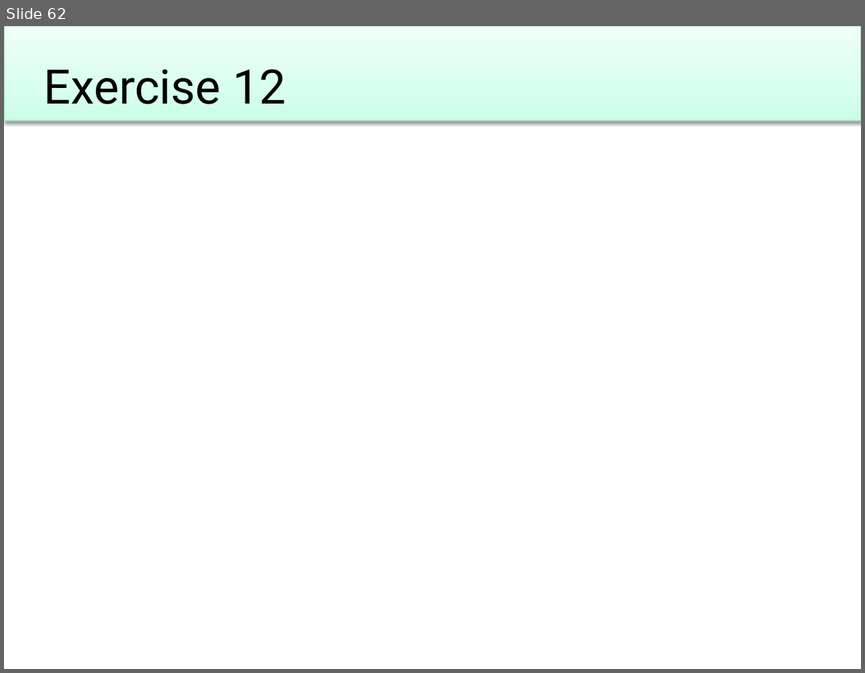
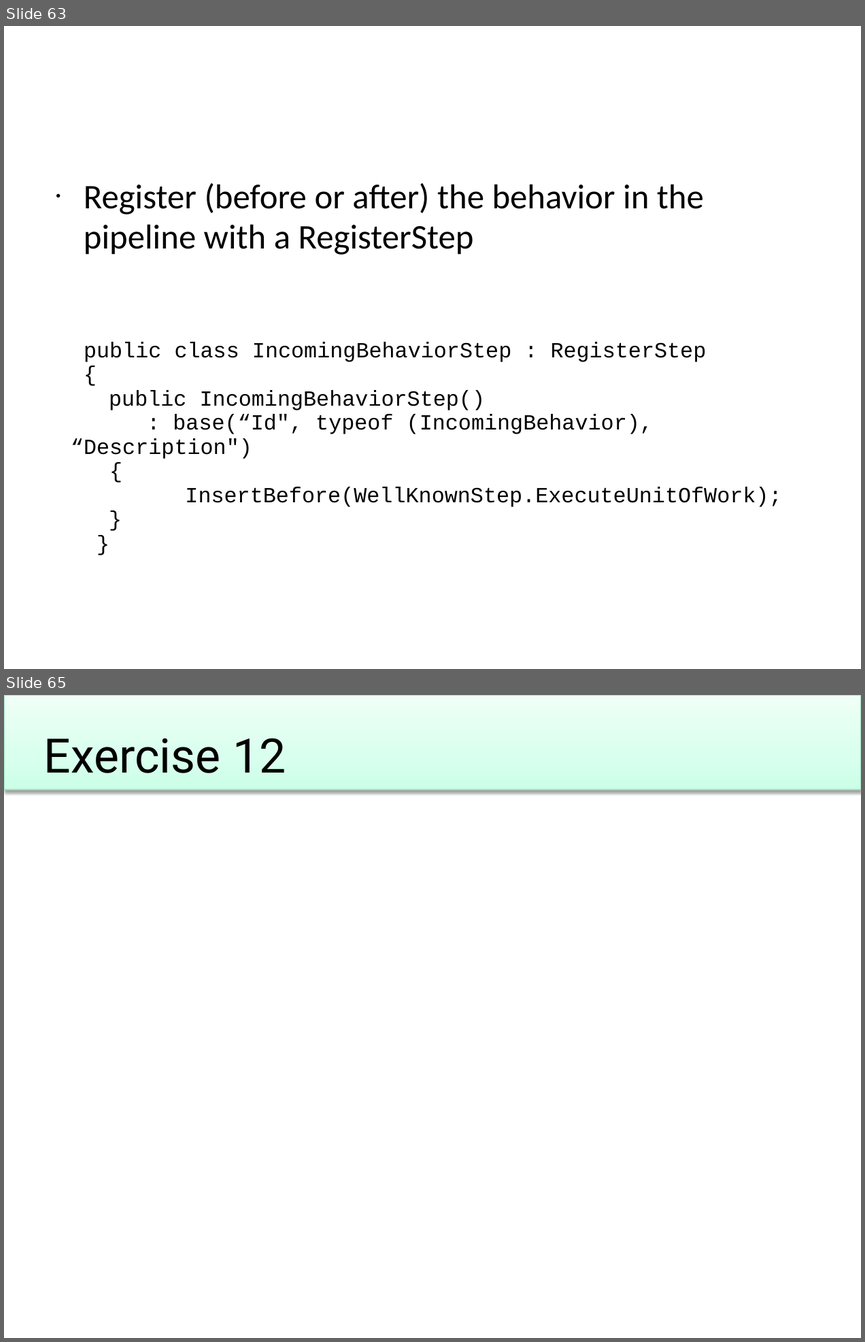
Before and after one commit to Particular/Course.Slides, a slide deck: EnterpriseDevelopmentWithNServiceBus.pptx. Shown one above the other, each under a label of ours: slide 62 before the commit, slides 63 and 65 after it; the slides between them are not shown. The pictures are 865x673 and 865x1342 pixels, drawn with LibreOffice and Linux fonts; fonts in the diff are those of the drawing; background and template pictures are left out. Boxes give left, top, right and bottom in pixels: in the first picture for what was removed or moved away, otherwise in the second. Text is boxed around its words. In the diff, an @@ line names an element or a change of style, - is before the commit and + after.

Commit message:
Extensionpoints changed to NSB v5, slides showing russian doll model

```diff
--- a/EnterpriseDevelopmentWithNServiceBus.pptx
+++ b/EnterpriseDevelopmentWithNServiceBus.pptx
@@ slide 63 added at (x1=4, y1=26, x2=861, y2=669), background #FFFFFF @@
@@ title added at (x1=43, y1=57, x2=861, y2=118), 44 pt, text #FFFFFF @@
+Russian dolls
@@ text added at (x1=84, y1=183, x2=704, y2=254), 32 pt, text #000000 @@
+• Register (before or after) the behavior in the pipeline with a RegisterStep
@@ text added at (x1=71, y1=342, x2=781, y2=507), 20 pt, text #000000 @@
+public class IncomingBehaviorStep : RegisterStep
+{
+public IncomingBehaviorStep()
+: base(“Id", typeof (IncomingBehavior), “Description")
+{
+InsertBefore(WellKnownStep.ExecuteUnitOfWork);
+}
+}
@@ what was slide 62 is now slide 65 @@
```
Also in this commit, not shown: 6 slides changed, 2 other slides added, 1 other file.
